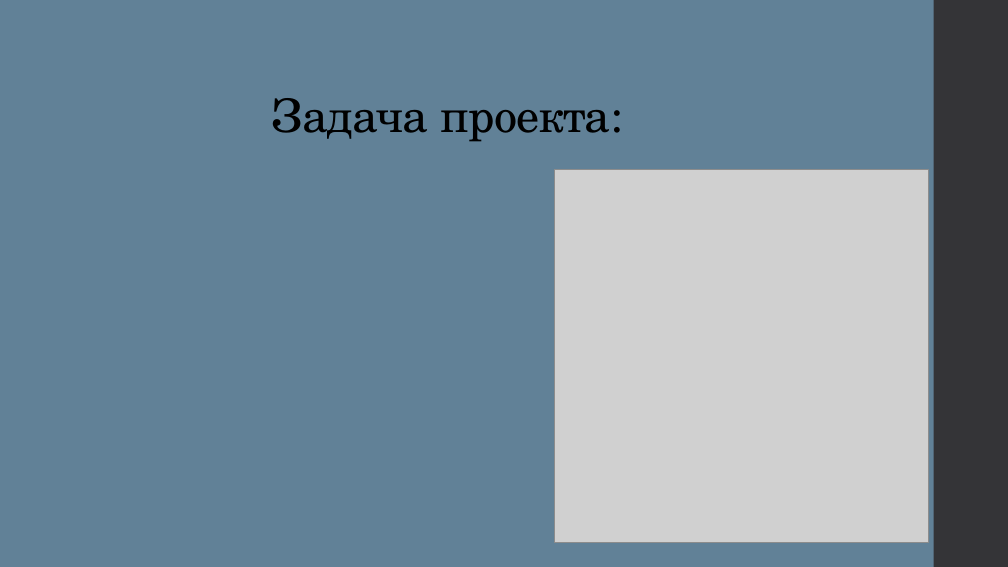
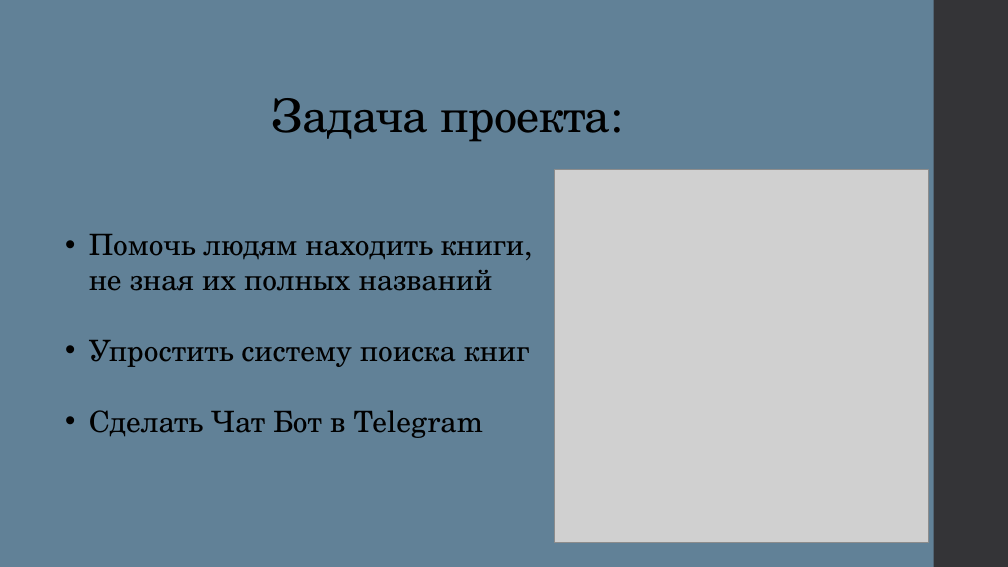
Before and after one commit to Sushcheva/Telegram-, a slide deck: slide 2 of Презентация по проекту.pptx. Drawn at 1008x567 pixels with LibreOffice and Linux fonts; fonts in the diff are those of the drawing; grey boxes stand for pictures. Boxes give left, top, right and bottom in pixels: in the first picture for what was removed or moved away, otherwise in the second. Text is boxed around its words. In the diff, an @@ line names an element or a change of style, - is before the commit and + after.

```diff
--- a/Презентация по проекту.pptx
+++ b/Презентация по проекту.pptx
@@ text added at (89,234,529,438), 28 pt, text #000000 @@
+• Помочь людям находить книги, не зная их полных названий
+• Упростить систему поиска книг
+• Сделать Чат Бот в Telegram
```
Also in this commit, not shown: 3 other slides changed, 6 slides added, 1 slide removed.
